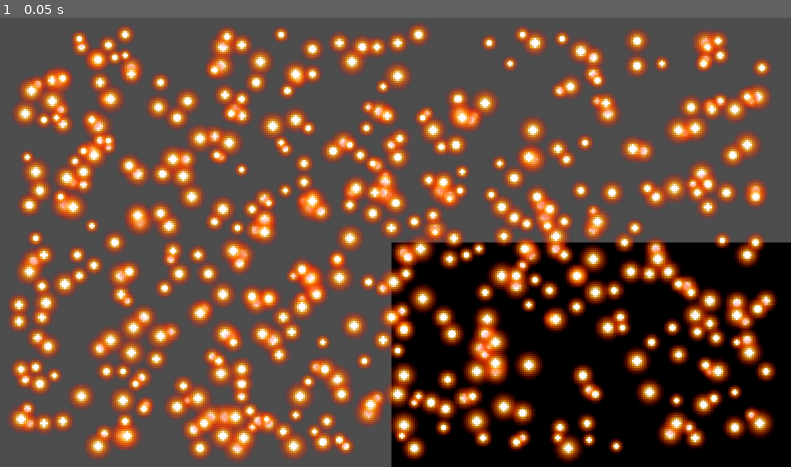
Above: before the commit, frame 1.
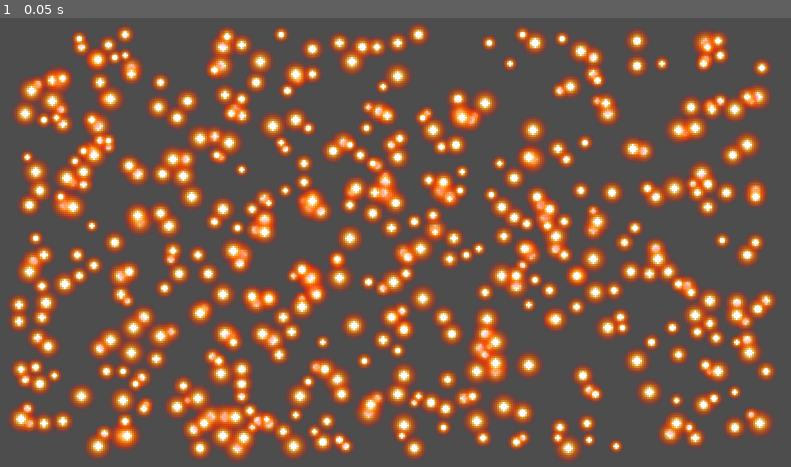
Above: after the commit, the same moment.

Repository: kui-v/MiniProjects
Game: Godot game, scene res://Loops/Loops.tscn
The game is run twice, just before and just after one commit, with the same random seed, the same clock (stepped at 60 frames per second) and the same inputs. The project has no main scene, so this scene is started directly.
Inputs:
- Up to frame 1 (0.05 s): no input

The runs differ from the first frame. In frame 1, 22% of the frame differs, in the area x 49-100%, y 49-100%.

Commit message:
added collision

Diff:
--- /dev/null
+++ b/Collision/Collision.tscn
@@ -0,0 +1,94 @@
+[gd_scene load_steps=13 format=3 uid="uid://cvg32avntq7le"]
+
+[ext_resource type="Script" path="res://Collision/PlayerMovement.gd" id="1_8lcmj"]
+[ext_resource type="PackedScene" uid="uid://byl5fcenq2br7" path="res://Collision/Tree.tscn" id="2_rbt4b"]
+
+[sub_resource type="BoxMesh" id="BoxMesh_6m3hq"]
+
+[sub_resource type="BoxShape3D" id="BoxShape3D_7yq2w"]
+
+[sub_resource type="PhysicsMaterial" id="PhysicsMaterial_45k7u"]
+friction = 0.0
+
+[sub_resource type="BoxMesh" id="BoxMesh_huqp0"]
+
+[sub_resource type="StandardMaterial3D" id="StandardMaterial3D_carhi"]
+albedo_color = Color(0.427451, 0.552941, 1, 1)
+
+[sub_resource type="BoxMesh" id="BoxMesh_vkk37"]
+
+[sub_resource type="StandardMaterial3D" id="StandardMaterial3D_rya8r"]
+albedo_color = Color(0, 0, 0, 1)
+
+[sub_resource type="StandardMaterial3D" id="StandardMaterial3D_0fgrt"]
+albedo_color = Color(0, 0, 0, 1)
+
+[sub_resource type="BoxShape3D" id="BoxShape3D_5k5oq"]
+
+[sub_resource type="Environment" id="Environment_qlto4"]
+background_mode = 1
+background_color = Color(0.709804, 0.807843, 1, 1)
+
+[node name="Main" type="Node3D"]
+
+[node name="Ground" type="StaticBody3D" parent="."]
+transform = Transform3D(12, 0, 0, 0, 0.281908, 10.2606, 0, -0.102606, 28.1908, 0, 0, 0)
+
+[node name="MeshInstance3D" type="MeshInstance3D" parent="Ground"]
+mesh = SubResource("BoxMesh_6m3hq")
+
+[node name="CollisionShape3D" type="CollisionShape3D" parent="Ground"]
+shape = SubResource("BoxShape3D_7yq2w")
+
+[node name="Player" type="RigidBody3D" parent="."]
+transform = Transform3D(1, 0, 0, 0, 1, 0, 0, 0, 1, 0, 6.02843, 12.1569)
+physics_material_override = SubResource("PhysicsMaterial_45k7u")
+max_contacts_reported = 3
+contact_monitor = true
+script = ExtResource("1_8lcmj")
+
+[node name="Body" type="MeshInstance3D" parent="Player"]
+transform = Transform3D(0.5, 0, 0, 0, 1, 0, 0, 0, 0.5, 0, 0, 0)
+mesh = SubResource("BoxMesh_huqp0")
+surface_material_override/0 = SubResource("StandardMaterial3D_carhi")
+
+[node name="RightSki" type="MeshInstance3D" parent="Player"]
+transform = Transform3D(0.1, 0, 0, 0, 0.1, 0, 0, 0, 1, 0.2, -0.5, 0.014)
+mesh = SubResource("BoxMesh_vkk37")
+surface_material_override/0 = SubResource("StandardMaterial3D_rya8r")
+
+[node name="Left Ski" type="MeshInstance3D" parent="Player"]
+transform = Transform3D(0.1, 0, 0, 0, 0.1, 0, 0, 0, 1, -0.204102, -0.5, 0.0141449)
+mesh = SubResource("BoxMesh_vkk37")
+surface_material_override/0 = SubResource("StandardMaterial3D_0fgrt")
+
+[node name="CollisionShape3D" type="CollisionShape3D" parent="Player"]
+transform = Transform3D(0.493, 0, 0, 0, 0.964, 0, 0, 0, 1, 0, 0, 0)
+shape = SubResource("BoxShape3D_5k5oq")
+
+[node name="Camera3D" type="Camera3D" parent="Player"]
+transform = Transform3D(1, 0, 0, 0, 0.933054, 0.359736, 0, -0.359736, 0.933054, 0, 3.12622, 8.1371)
+
+[node name="DirectionalLight3D" type="DirectionalLight3D" parent="."]
+transform = Transform3D(1, 0, 0, 0, 0.380699, 0.924699, 0, -0.924699, 0.380699, 0, 8.16161, 4.56848)
+shadow_enabled = true
+
+[node name="WorldEnvironment" type="WorldEnvironment" parent="."]
+environment = SubResource("Environment_qlto4")
+
+[node name="Tree" parent="." instance=ExtResource("2_rbt4b")]
+transform = Transform3D(1, 0, 0, 0, 1, 0, 0, 0, 1, 0, 0.872469, 0)
+
+[node name="Tree2" parent="." instance=ExtResource("2_rbt4b")]
+transform = Transform3D(1, 0, 0, 0, 1, 0, 0, 0, 1, 3.33769, -0.735798, -4.76991)
+
+[node name="Tree3" parent="." instance=ExtResource("2_rbt4b")]
+transform = Transform3D(1, 0, 0, 0, 1, 0, 0, 0, 1, -5.06132, -0.735798, -4.76991)
+
+[node name="Tree4" parent="." instance=ExtResource("2_rbt4b")]
+transform = Transform3D(1, 0, 0, 0, 1, 0, 0, 0, 1, -2.23547, -2.07356, -8.28173)
+
+[node name="Tree5" parent="." instance=ExtResource("2_rbt4b")]
+transform = Transform3D(1, 0, 0, 0, 1, 0, 0, 0, 1, 0.114062, -3.18846, -11.0031)
+
+[connection signal="body_entered" from="Player" to="Player" method="_on_body_entered"]
--- /dev/null
+++ b/Collision/PlayerMovement.gd
@@ -0,0 +1,14 @@
+extends RigidBody3D
+
+@export var move_speed : float = 2.0
+
+func _physics_process(_delta):
+	if Input.is_key_pressed(KEY_LEFT):
+		linear_velocity.x = -move_speed
+	if Input.is_key_pressed(KEY_RIGHT):
+		linear_velocity.x = move_speed
+
+
+func _on_body_entered(body):
+	if body.is_in_group("Tree"):
+		get_tree().reload_current_scene()
--- /dev/null
+++ b/Collision/Tree.tscn
@@ -0,0 +1,39 @@
+[gd_scene load_steps=6 format=3 uid="uid://byl5fcenq2br7"]
+
+[sub_resource type="CylinderMesh" id="CylinderMesh_35bqi"]
+
+[sub_resource type="StandardMaterial3D" id="StandardMaterial3D_dpxwk"]
+albedo_color = Color(0.372549, 0.219608, 0.0470588, 1)
+
+[sub_resource type="SphereMesh" id="SphereMesh_20eug"]
+
+[sub_resource type="StandardMaterial3D" id="StandardMaterial3D_d184c"]
+albedo_color = Color(0.14902, 0.392157, 0, 1)
+
+[sub_resource type="CylinderShape3D" id="CylinderShape3D_8uee0"]
+height = 1.13463
+
+[node name="Tree" type="StaticBody3D" groups=["Tree"]]
+
+[node name="Trunk" type="MeshInstance3D" parent="."]
+mesh = SubResource("CylinderMesh_35bqi")
+surface_material_override/0 = SubResource("StandardMaterial3D_dpxwk")
+
+[node name="Leaf" type="MeshInstance3D" parent="."]
+transform = Transform3D(2, 0, 0, 0, 0.8, 0, 0, 0, 2, 0, 1.29069, 0)
+mesh = SubResource("SphereMesh_20eug")
+surface_material_override/0 = SubResource("StandardMaterial3D_d184c")
+
+[node name="Leaf2" type="MeshInstance3D" parent="."]
+transform = Transform3D(1.5, 0, 0, 0, 0.8, 0, 0, 0, 1.5, 0, 1.68152, 0)
+mesh = SubResource("SphereMesh_20eug")
+surface_material_override/0 = SubResource("StandardMaterial3D_d184c")
+
+[node name="Leaf3" type="MeshInstance3D" parent="."]
+transform = Transform3D(1, 0, 0, 0, 0.8, 0, 0, 0, 1, 0, 2.05599, 0)
+mesh = SubResource("SphereMesh_20eug")
+surface_material_override/0 = SubResource("StandardMaterial3D_d184c")
+
+[node name="CollisionShape3D" type="CollisionShape3D" parent="."]
+transform = Transform3D(1, 0, 0, 0, 2.31096, 0, 0, 0, 1, 0, 0.371548, 0)
+shape = SubResource("CylinderShape3D_8uee0")
--- a/Loops/Loops.tscn
+++ b/Loops/Loops.tscn
@@ -2,11 +2,22 @@
 
 [ext_resource type="Script" path="res://Loops/Loops.gd" id="1_n8cvj"]
 
-[node name="Main" type="Node"]
+[node name="Main" type="Control"]
+layout_mode = 3
+anchors_preset = 0
 script = ExtResource("1_n8cvj")
 spawn_count = 500
 
-[node name="ColorRect" type="ColorRect" parent="."]
+[node name="Control" type="Control" parent="."]
+layout_mode = 1
+anchors_preset = 15
+anchor_right = 1.0
+anchor_bottom = 1.0
+grow_horizontal = 2
+grow_vertical = 2
+
+[node name="ColorRect" type="ColorRect" parent="Control"]
+layout_mode = 1
 anchors_preset = 15
 anchor_right = 1.0
 anchor_bottom = 1.0
@@ -14,5 +25,5 @@
 grow_vertical = 2
 color = Color(0, 0, 0, 1)
 
-[node name="Camera2D" type="Camera2D" parent="."]
+[node name="Camera2D" type="Camera2D" parent="Control"]
 zoom = Vector2(3, 3)
